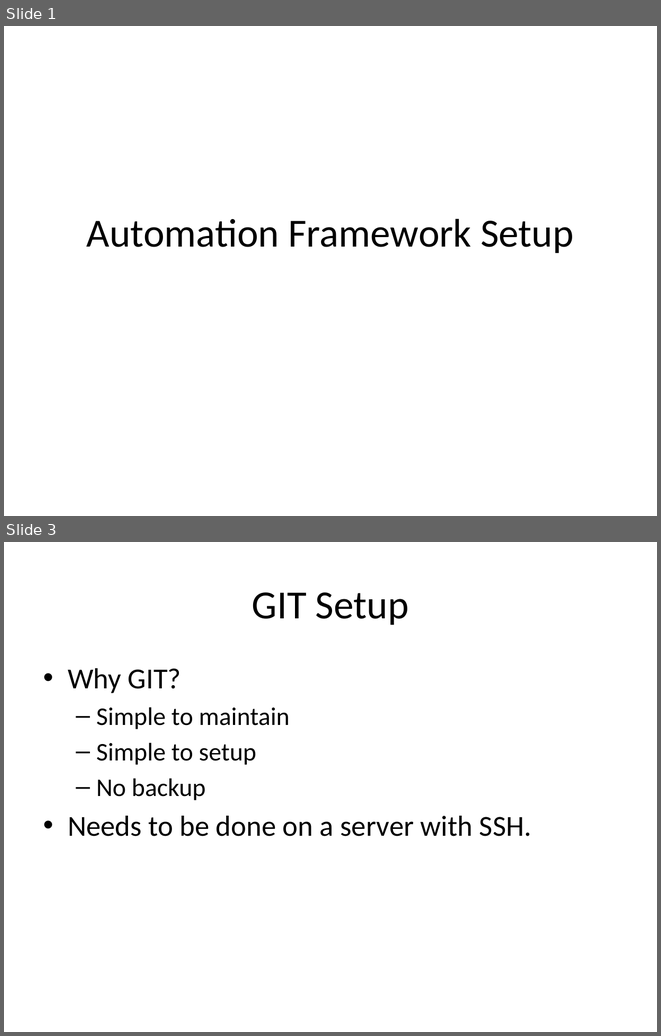
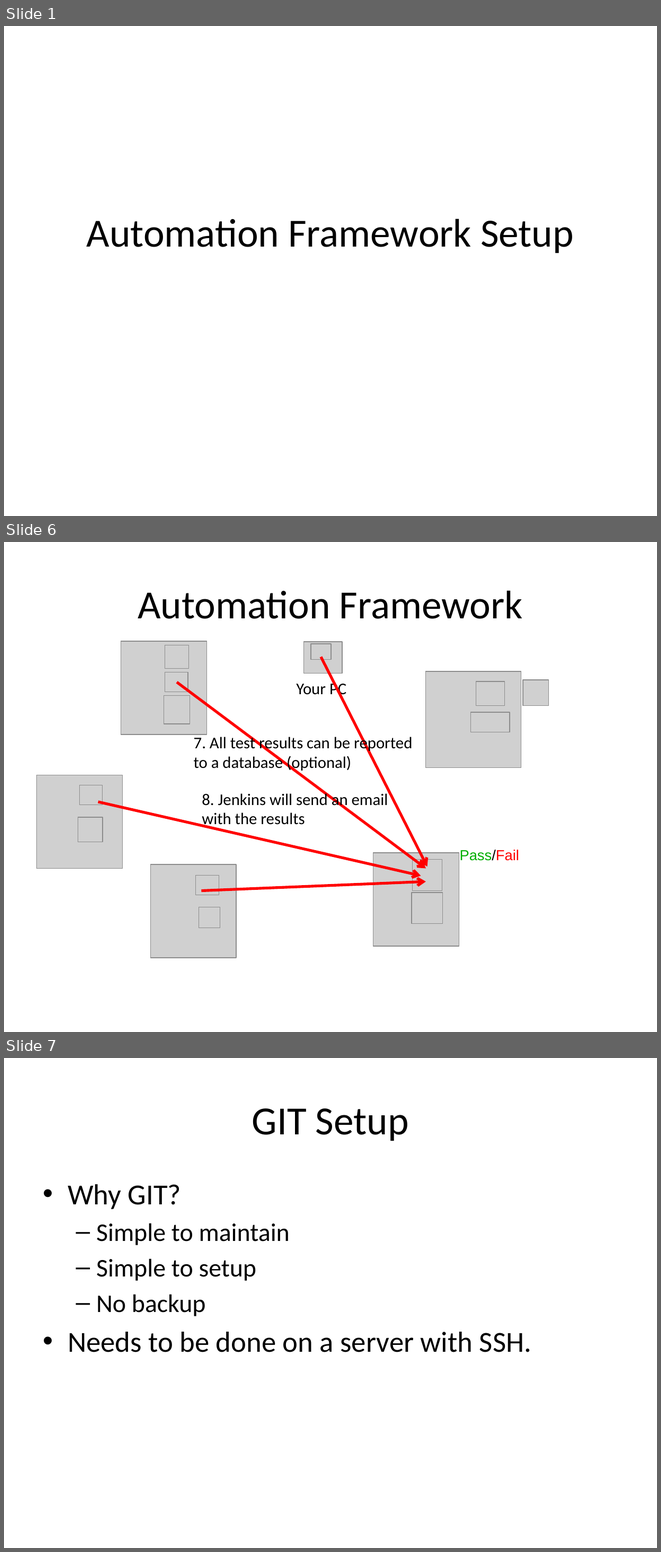
Before and after one commit to phillipsic/SeleniumDriverFramework, a slide deck: AutomationSetup.pptx. Shown one above the other, each under a label of ours: slides 1 and 3 before the commit, slides 1, 6 and 7 after it; the slides between them are not shown. The pictures are 661x1036 and 661x1552 pixels, drawn with LibreOffice and Linux fonts; fonts in the diff are those of the drawing; grey boxes stand for pictures; background and template pictures are left out. Boxes give left, top, right and bottom in pixels: in the first picture for what was removed or moved away, otherwise in the second. Text is boxed around its words. In the diff, an @@ line names an element or a change of style, - is before the commit and + after.

```diff
--- a/AutomationSetup.pptx
+++ b/AutomationSetup.pptx
@@ slide 6 added at bbox=[4, 542, 657, 1032], background #FFFFFF @@
@@ title added at bbox=[138, 590, 523, 619], 44 pt, text #000000 @@
+Automation Framework
@@ picture added at bbox=[303, 642, 342, 673] @@
@@ picture added at bbox=[311, 644, 331, 660] @@
@@ arrow added from (321, 657) to (427, 866), #FF0000 3 pt @@
@@ arrow added from (177, 682) to (426, 868), #FF0000 3 pt @@
@@ text added at bbox=[296, 680, 346, 698], 18 pt, text #000000 @@
+Your PC
@@ picture added at bbox=[426, 671, 521, 768] @@
@@ picture added at bbox=[476, 682, 505, 706] @@
@@ picture added at bbox=[523, 680, 548, 705] @@
@@ group added at bbox=[121, 641, 206, 734]: 4 pictures @@
@@ picture added at bbox=[471, 713, 510, 732] @@
@@ text added at bbox=[194, 734, 412, 772], 18 pt, text #000000 @@
+7. All test results can be reported to a database (optional)
@@ picture added at bbox=[37, 775, 122, 868] @@
@@ picture added at bbox=[80, 785, 103, 804] @@
@@ text added at bbox=[202, 791, 388, 829], 18 pt, text #000000 @@
+8. Jenkins will send an email with the results
@@ arrow added from (98, 802) to (421, 876), #FF0000 3 pt @@
@@ picture added at bbox=[78, 817, 103, 841] @@
@@ picture added at bbox=[373, 853, 459, 946] @@
@@ picture added at bbox=[413, 859, 442, 891] @@
@@ text added at bbox=[460, 849, 519, 861], 16 pt, text #00AE00 @@
+Pass/Fail
@@ picture added at bbox=[150, 865, 236, 958] @@
@@ picture added at bbox=[196, 875, 219, 894] @@
@@ arrow added from (201, 891) to (426, 882), #FF0000 3 pt @@
@@ picture added at bbox=[199, 907, 220, 927] @@
@@ picture added at bbox=[412, 893, 443, 924] @@
@@ what was slide 3 is now slide 7 @@
```
Also in this commit, not shown: 2 slides changed, 4 other slides added, 1 slide removed.
